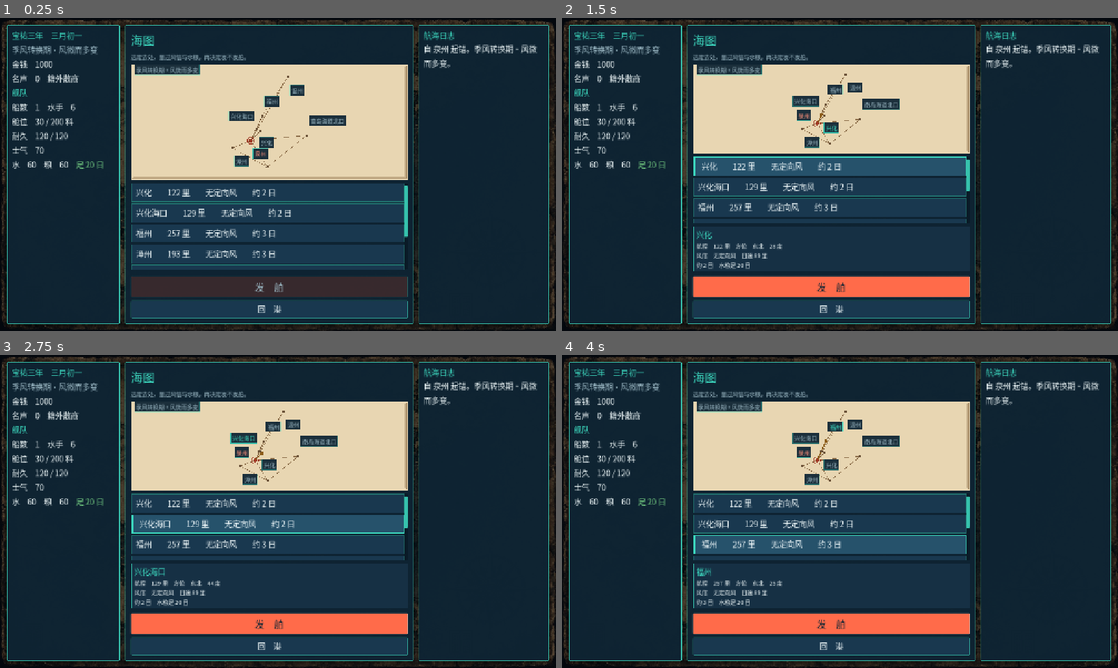
Above: before the commit, frames 1-4 (two rows, left to right).
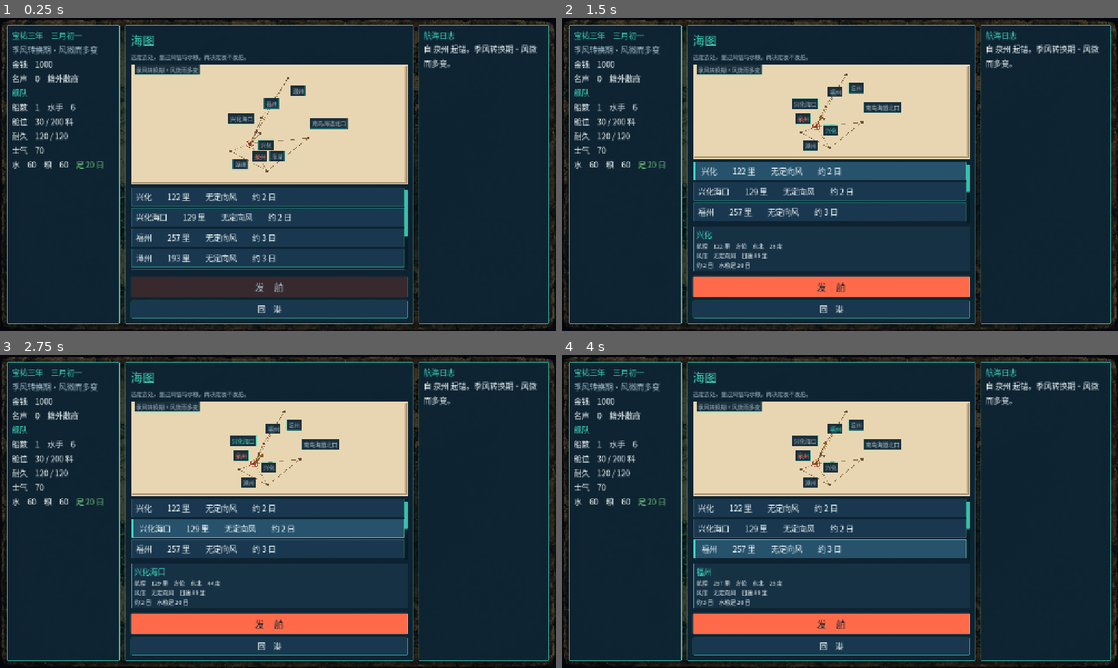
Above: after the commit, the same moments.

Repository: haru225-coder/nk1
Game: Godot game, scene res://scenes/SeaChart.tscn
Two runs of this game, one before a commit and one after it. Both use one fixed random seed, a clock stepped at 60 frames per second and the inputs below. This scene is started directly instead of the project's main scene.
Inputs:
- Up to frame 1 (0.25 s): no input
- Up to frame 2 (1.5 s): click "兴化 122 里 无定向风 约 2 日" at 0.5 s; click "兴化 122 里 无定向风 约 2 日" at 1.25 s
- Up to frame 3 (2.75 s): click "兴化海口 129 里 无定向风 约 2 日" at 2 s
- Up to frame 4 (4 s): click "福州 257 里 无定向风 约 3 日" at 2.75 s; click "漳州 193 里 无定向风 约 3 日" at 3.5 s

The runs differ from the first frame. In frame 1, 7.5% of the frame differs, in the area x 23-74%, y 18-81%; in frame 2, 6.2%; in frame 3, 6.5%; in frame 4, 6.5%.

Commit message:
fix(ui): 海图港口列表按整行收高
选中去处后航程账条把列表挤矮，末行被切掉一截。等布局摊开再按行距取整，账条加高时海图仍守住最小高度。警告色覆盖聚焦和按下。巡检量整行、回港和着色。

Co-authored-by: haru225-coder <haru225-coder@users.noreply.github.com>

Diff:
--- a/scripts/SeaChart.gd
+++ b/scripts/SeaChart.gd
@@ -21,6 +21,8 @@
 var log_label: RichTextLabel
 var sail_button: Button
 var event_panel: PanelContainer
+var _port_scroll: ScrollContainer
+var _port_fit_token := 0
 var event_title: Label
 var event_text: RichTextLabel
 var event_actions: VBoxContainer
@@ -120,6 +122,7 @@
 	scroll.size_flags_stretch_ratio = 1.0
 	scroll.custom_minimum_size = Vector2(0, 96)
 	center_v.add_child(scroll)
+	_port_scroll = scroll
 	port_list = VBoxContainer.new()
 	port_list.size_flags_horizontal = Control.SIZE_EXPAND_FILL
 	scroll.add_child(port_list)
@@ -143,6 +146,7 @@
 	back.pressed.connect(_return_to_port)
 	center_v.add_child(back)
 	UiTheme.style_button(back)
+	_schedule_port_fit()
 
 	# ── 右：航海日志 ──
 	var right := PanelContainer.new()
@@ -286,11 +290,10 @@
 		port_list.add_child(btn)
 		UiTheme.style_choice_button(btn, pid == selected_port)
 		if not plan["supply_ok"]:
-			btn.add_theme_color_override("font_color", UiTheme.CINNABAR)
-			btn.add_theme_color_override("font_hover_color", UiTheme.CINNABAR)
+			_tint_button(btn, UiTheme.CINNABAR)
 		elif plan["wind_desc"] == "顺风":
-			btn.add_theme_color_override("font_color", UiTheme.MOSS)
-			btn.add_theme_color_override("font_hover_color", UiTheme.MOSS)
+			_tint_button(btn, UiTheme.MOSS)
+	_schedule_port_fit()
 
 
 func _on_port_selected(pid: String) -> void:
@@ -351,6 +354,69 @@
 	detail_box.custom_minimum_size = Vector2(0, 40 + (3 + extra) * 22)
 
 	sail_button.disabled = false
+	_schedule_port_fit()
+
+
+## 挑签的聚焦色和按下色默认是壳白。只改常态的话，选中或 Tab 过去警告色就没了。
+func _tint_button(btn: Button, color: Color) -> void:
+	btn.add_theme_color_override("font_color", color)
+	btn.add_theme_color_override("font_hover_color", color)
+	btn.add_theme_color_override("font_pressed_color", color)
+	btn.add_theme_color_override("font_focus_color", color)
+
+
+## 中栏高度随账条变化。先按比例摊开，等布局完成再收到整行。
+## 同一帧里读高度会读到账条挤完、或上一次锁高还没放开的尺寸。
+func _schedule_port_fit() -> void:
+	if _port_scroll == null:
+		return
+	_port_fit_token += 1
+	var token := _port_fit_token
+	_port_scroll.size_flags_vertical = Control.SIZE_EXPAND_FILL
+	_port_scroll.custom_minimum_size = Vector2(0, 96)
+	_fit_port_scroll_later(token)
+
+
+func _fit_port_scroll_later(token: int) -> void:
+	await get_tree().process_frame
+	if token != _port_fit_token or _port_scroll == null or not is_instance_valid(_port_scroll):
+		return
+	await get_tree().process_frame
+	if token != _port_fit_token or _port_scroll == null or not is_instance_valid(_port_scroll):
+		return
+	_fit_port_scroll()
+
+
+func _port_row_pitch() -> float:
+	var sep := float(port_list.get_theme_constant("separation"))
+	for c in port_list.get_children():
+		if c is Control and not (c as Control).is_queued_for_deletion():
+			var ctrl := c as Control
+			var h := ctrl.size.y
+			if h < 20.0:
+				h = ctrl.get_combined_minimum_size().y
+			if h >= 20.0:
+				return h + sep
+	return 0.0
+
+
+func _fit_port_scroll() -> void:
+	if _port_scroll == null or not is_instance_valid(_port_scroll):
+		return
+	var row := _port_row_pitch()
+	var h := _port_scroll.size.y
+	if row < 20.0 or h < row:
+		return
+	var rows := maxi(1, int(round(h / row)))
+	var snapped := float(rows) * row
+	var spare := 0.0
+	if chart != null:
+		spare = chart.size.y - chart.custom_minimum_size.y
+	if snapped > h and snapped - h > spare + 1.0:
+		rows = maxi(1, int(floor(h / row)))
+		snapped = float(rows) * row
+	_port_scroll.size_flags_vertical = Control.SIZE_FILL
+	_port_scroll.custom_minimum_size.y = snapped
 
 
 func _detail_line(parent: VBoxContainer, text: String, color: Color = Color(0, 0, 0, 0)) -> void:
@@ -716,8 +782,7 @@
 	event_actions.add_child(b)
 	UiTheme.style_choice_button(b)
 	if text == "迎战":
-		b.add_theme_color_override("font_color", UiTheme.CINNABAR)
-		b.add_theme_color_override("font_hover_color", UiTheme.CINNABAR)
+		_tint_button(b, UiTheme.CINNABAR)
 
 
 func _on_event_continue() -> void:
--- a/tools/patrol_shell.gd
+++ b/tools/patrol_shell.gd
@@ -1,6 +1,7 @@
 extends SceneTree
-## 巡检：把主场景挂上，走开局、三港、九个设施页。
+## 巡检：把主场景挂上，走开局、三港、九个设施页，再量海图。
 ## 非滚动区的按钮必须落在 1280×720 里；珊瑚主钮聚焦时仍是深字。
+## 海图港口列表露出的每一行必须完整，账条变高时海图不低于自己的最小高度。
 ## godot --path . -s res://tools/patrol_shell.gd
 
 const VIEW := Vector2(1280, 720)
@@ -50,7 +51,118 @@
 			_check(head != "" and head != "未命名设施" and head != "无人应门",
 				"%s 标题是「%s」" % [sid, head])
 
+	await _check_sea_chart()
 	_finish()
+
+
+func _check_sea_chart() -> void:
+	var state: Node = root.get_node("GameState")
+	state.last_port = "quanzhou"
+	var chart: Node = load("res://scenes/SeaChart.tscn").instantiate()
+	root.add_child(chart)
+	for _i in 4:
+		await process_frame
+	_check_port_rows(chart, "海图未选")
+	chart._on_port_selected("fuzhou")
+	for _i in 4:
+		await process_frame
+	_check_port_rows(chart, "海图福州")
+	_check_chart_floor(chart, "海图福州")
+	_shot_chart(chart, "seachart-fuzhou")
+
+	var fleet: Node = root.get_node("Fleet")
+	fleet.water = 0
+	fleet.food = 0
+	chart.origin_port = "xinghua"
+	chart._refresh_ports()
+	for _i in 4:
+		await process_frame
+	chart._on_port_selected("ryukyu")
+	for _i in 4:
+		await process_frame
+	_check_port_rows(chart, "海图生路告警")
+	_check_chart_floor(chart, "海图生路告警")
+	_check_tint_holds(chart, "海图生路告警")
+	_shot_chart(chart, "seachart-warning")
+
+
+func _check_port_rows(chart: Node, tag: String) -> void:
+	var scroll: ScrollContainer = chart.get("_port_scroll")
+	_check(scroll != null, "%s 有港口列表" % tag)
+	if scroll == null:
+		return
+	var sr := scroll.get_global_rect()
+	var partial := 0
+	var shown := 0
+	var list: Node = chart.get("port_list")
+	for c in list.get_children():
+		if not (c is Button) or (c as CanvasItem).is_queued_for_deletion():
+			continue
+		var r := (c as Button).get_global_rect()
+		if r.size.y <= 1.0 or not r.intersects(sr):
+			continue
+		shown += 1
+		var inside := r.position.y >= sr.position.y - 0.5 and r.end.y <= sr.end.y + 0.5
+		if not inside:
+			partial += 1
+	_check(shown > 0 and partial == 0, "%s 可见港口都是整行（露出 %d，切到 %d，列表高 %.0f）" % [
+		tag, shown, partial, sr.size.y,
+	])
+
+
+func _check_chart_floor(chart: Node, tag: String) -> void:
+	var ch: Control = chart.get("chart")
+	_check(ch.size.y + 0.5 >= ch.custom_minimum_size.y, "%s 海图不低于 %d（现 %.0f）" % [
+		tag, int(ch.custom_minimum_size.y), ch.size.y,
+	])
+	var sail: Button = chart.get("sail_button")
+	_check(sail.get_global_rect().end.y <= VIEW.y + 0.5, "%s 发舶在画面内" % tag)
+	var back_end := _named_button_end(chart, "回")
+	_check(back_end > 0.0 and back_end <= VIEW.y + 0.5, "%s 回港在画面内（底 %.0f）" % [tag, back_end])
+
+
+func _named_button_end(node: Node, prefix: String) -> float:
+	if node is Button and (node as CanvasItem).is_visible_in_tree() and not _inside_scroll(node):
+		var btn := node as Button
+		if btn.text.begins_with(prefix):
+			return btn.get_global_rect().end.y
+	for child in node.get_children():
+		var found := _named_button_end(child, prefix)
+		if found > 0.0:
+			return found
+	return 0.0
+
+
+func _check_tint_holds(chart: Node, tag: String) -> void:
+	var list: Node = chart.get("port_list")
+	var tinted := 0
+	var lost := 0
+	for c in list.get_children():
+		if not (c is Button):
+			continue
+		var btn := c as Button
+		var normal: Color = btn.get_theme_color("font_color", "Button")
+		var focus: Color = btn.get_theme_color("font_focus_color", "Button")
+		var pressed: Color = btn.get_theme_color("font_pressed_color", "Button")
+		if _color_near(normal, UiTheme.TEXT):
+			continue
+		tinted += 1
+		if not _color_near(focus, normal) or not _color_near(pressed, normal):
+			lost += 1
+	_check(tinted > 0 and lost == 0, "%s 警告色在聚焦和按下时还在（着色 %d，丢色 %d）" % [tag, tinted, lost])
+
+
+func _color_near(a: Color, b: Color) -> bool:
+	return absf(a.r - b.r) < 0.05 and absf(a.g - b.g) < 0.05 and absf(a.b - b.b) < 0.05
+
+
+func _shot_chart(chart: Node, name: String) -> void:
+	var img := root.get_texture().get_image()
+	if img == null:
+		return
+	var dir := "/tmp/patrol-shots"
+	DirAccess.make_dir_recursive_absolute(dir)
+	img.save_png("%s/%s.png" % [dir, name])
 
 
 func _check_accent_focus() -> void:
